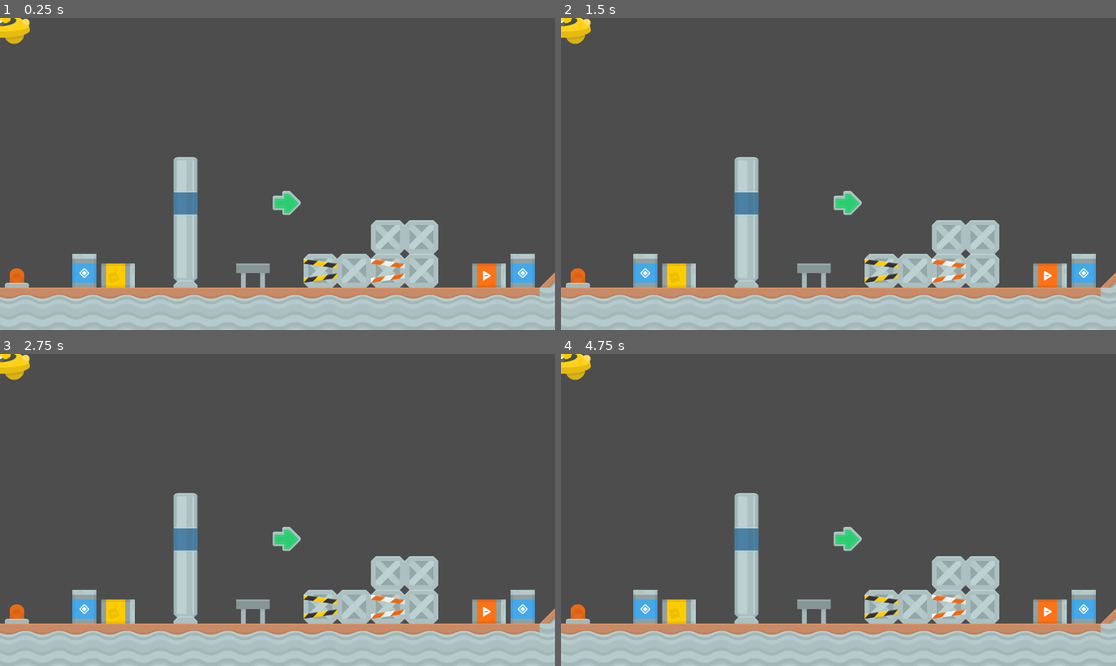
Above: before the commit, frames 1-4 (two rows, left to right).
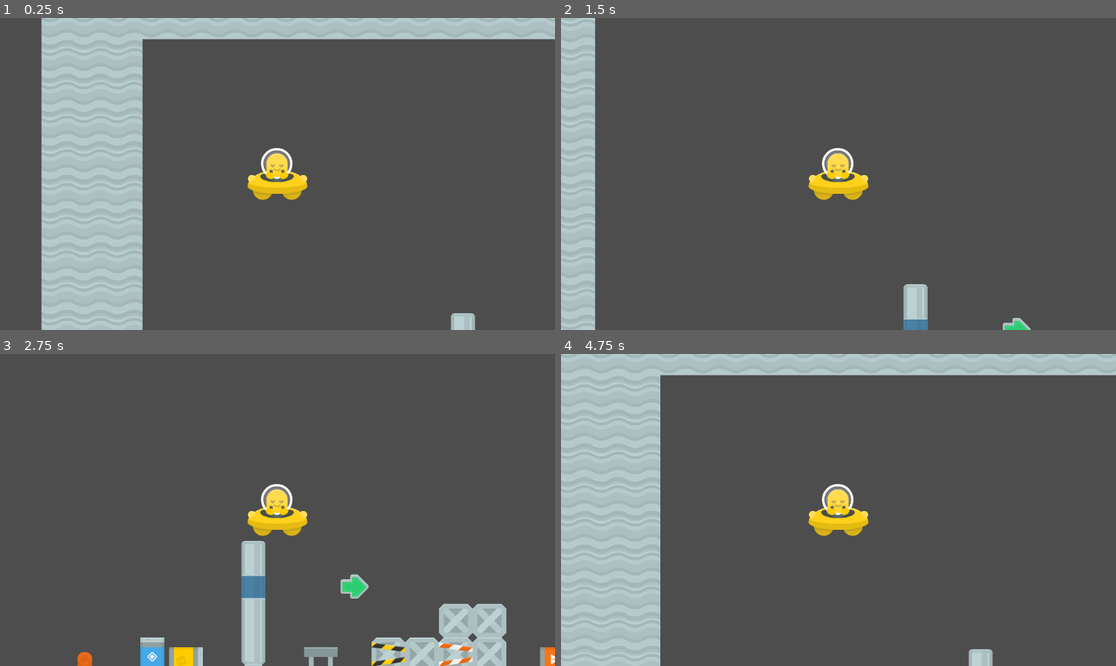
Above: after the commit, the same moments.

Repository: LostReny/DIO_TRILHA_GODOT
Game: Godot game, scene res://scenes/world.tscn
Two runs of this game, one before a commit and one after it. Both use one fixed random seed, a clock stepped at 60 frames per second and the inputs below.
Inputs:
- Up to frame 1 (0.25 s): no input
- Up to frame 2 (1.5 s): tap Enter at 0.5 s; hold Right (ui_right) 0.53-1.28 s; hold Down (ui_down) from 1.28 s (still down)
- Up to frame 3 (2.75 s): release Down (ui_down) at 2.03 s; hold Right (ui_right) from 2.03 s (still down)
- Up to frame 4 (4.75 s): release Right (ui_right) at 2.78 s; hold Up (ui_up) 2.78-3.53 s; hold Left (ui_left) from 3.53 s (still down)

The runs differ from the first frame. In frame 1, 41% of the frame differs, in the area x 0-100%, y 0-100%; in frame 2, 27%; in frame 3, 22%; in frame 4, 41%.

Commit message:
script no personagem
Adicionado câmera e movimentação flutuante

Diff:
--- a/Industrial Plataformer/scenes/world.tscn
+++ b/Industrial Plataformer/scenes/world.tscn
@@ -1,14 +1,11 @@
-[gd_scene load_steps=6 format=3 uid="uid://emgqcp1d5kws"]
+[gd_scene load_steps=5 format=3 uid="uid://emgqcp1d5kws"]
 
 [ext_resource type="TileSet" uid="uid://b8wuw4g6wnrt7" path="res://tileset/tileset.tres" id="1_0n23c"]
-[ext_resource type="Texture2D" uid="uid://bru1ai48x5dk3" path="res://addons/kenney_alien-ufo-pack/PNG/shipPink_manned.png" id="2_5mvte"]
+[ext_resource type="Script" path="res://scripts/player.gd" id="2_vhr3k"]
 [ext_resource type="Texture2D" uid="uid://j2d0htkvknvb" path="res://addons/kenney_alien-ufo-pack/PNG/shipYellow_manned.png" id="3_drmog"]
 
-[sub_resource type="CircleShape2D" id="CircleShape2D_7d5ls"]
-radius = 60.0
-
 [sub_resource type="CircleShape2D" id="CircleShape2D_ivkcv"]
-radius = 60.0
+radius = 50.0
 
 [node name="World" type="Node2D"]
 
@@ -16,28 +13,20 @@
 tile_set = ExtResource("1_0n23c")
 format = 2
 layer_0/name = "Terrain"
-layer_0/tile_data = PackedInt32Array(524288, 131072, 0, 5242 …(667 unchanged characters)… , 262144, 0, 589839, 262144, 0, 524304, 262144, 0, 589840, 262144, 0, 458769, 393216, 1,  …(17591 unchanged characters)…
+layer_0/tile_data = PackedInt32Array(524288, 131072, 0, 5242 …(667 unchanged characters)… , 262144, 0, 589839, 262144, 0, 524304, 393216, 1, 589840, 262144, 0, 458769, 393216, 1,  …(17591 unchanged characters)…
 layer_1/name = "Details Back"
 layer_1/tile_data = PackedInt32Array(327699, 393216, 4, 327704, 393216, 4, 327705, 393216, 4, 327706, 393216, 4, 458763 …(323 unchanged characters)…
 layer_2/name = "Details Front"
 layer_2/tile_data = PackedInt32Array()
 
-[node name="RigidBody2D" type="RigidBody2D" parent="."]
-visible = false
-position = Vector2(1, -48)
+[node name="Player" type="CharacterBody2D" parent="."]
+motion_mode = 1
+script = ExtResource("2_vhr3k")
 
-[node name="CollisionShape2D" type="CollisionShape2D" parent="RigidBody2D"]
-shape = SubResource("CircleShape2D_7d5ls")
-
-[node name="ShipPinkManned" type="Sprite2D" parent="RigidBody2D"]
-position = Vector2(0, -0.500003)
-scale = Vector2(1.03226, 1.07874)
-texture = ExtResource("2_5mvte")
-
-[node name="CharacterBody2D" type="CharacterBody2D" parent="."]
-
-[node name="CollisionShape2D" type="CollisionShape2D" parent="CharacterBody2D"]
+[node name="CollisionShape2D" type="CollisionShape2D" parent="Player"]
 shape = SubResource("CircleShape2D_ivkcv")
 
-[node name="ShipYellowManned" type="Sprite2D" parent="CharacterBody2D"]
+[node name="ShipYellowManned" type="Sprite2D" parent="Player"]
 texture = ExtResource("3_drmog")
+
+[node name="Camera2D" type="Camera2D" parent="Player"]
--- /dev/null
+++ b/Industrial Plataformer/scripts/player.gd
@@ -0,0 +1,11 @@
+extends CharacterBody2D
+
+
+const SPEED = 300.0
+
+
+func _physics_process(delta):
+
+	var direction = Input.get_vector("ui_left", "ui_right", "ui_up", "ui_down")
+	velocity = direction * SPEED
+	move_and_slide()
--- a/Industrial Plataformer/tileset/tileset.tres
+++ b/Industrial Plataformer/tileset/tileset.tres
@@ -29,6 +29,7 @@
 6:0/0 = 0
 6:0/0/physics_layer_0/linear_velocity = Vector2(0, 0)
 6:0/0/physics_layer_0/angular_velocity = 0.0
+6:0/0/physics_layer_0/polygon_0/points = PackedVector2Array(0.353157, 0.353153, 35, -35, 35, 35, -35, 35)
 7:0/0 = 0
 7:0/0/physics_layer_0/linear_velocity = Vector2(0, 0)
 7:0/0/physics_layer_0/angular_velocity = 0.0
